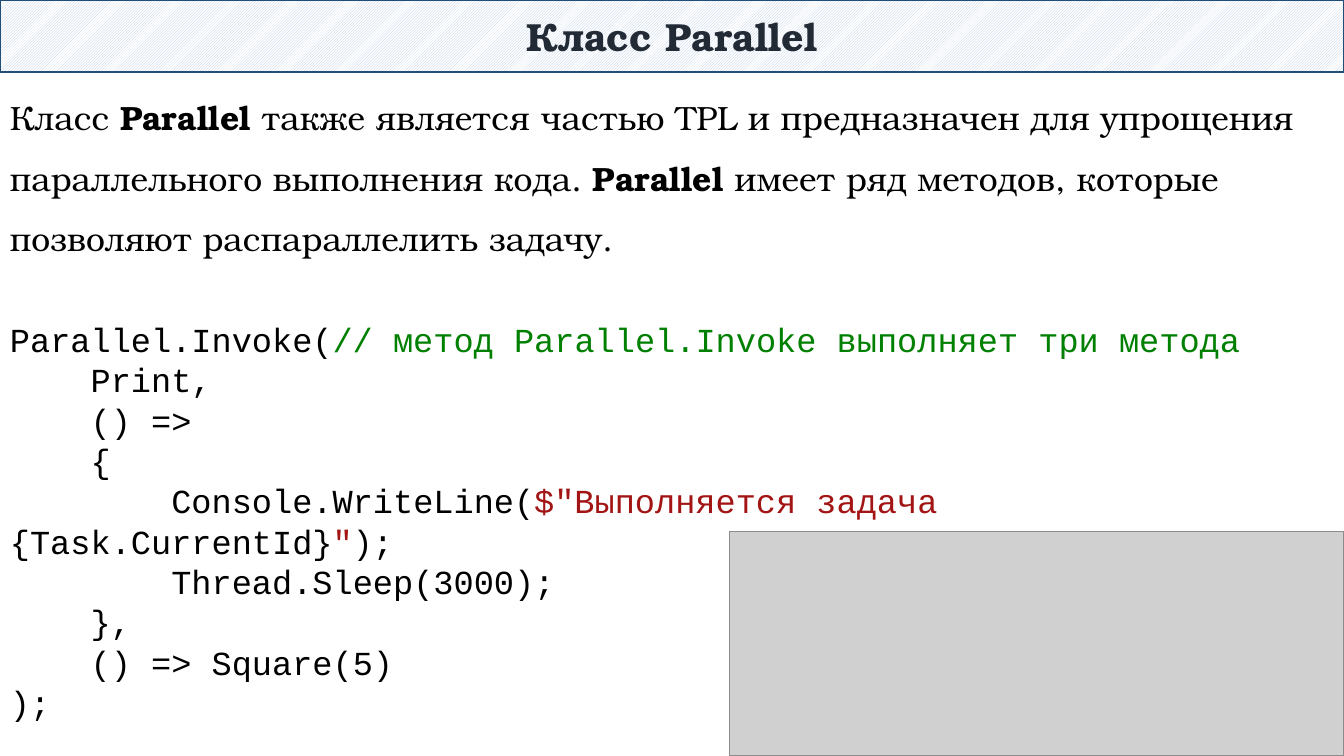
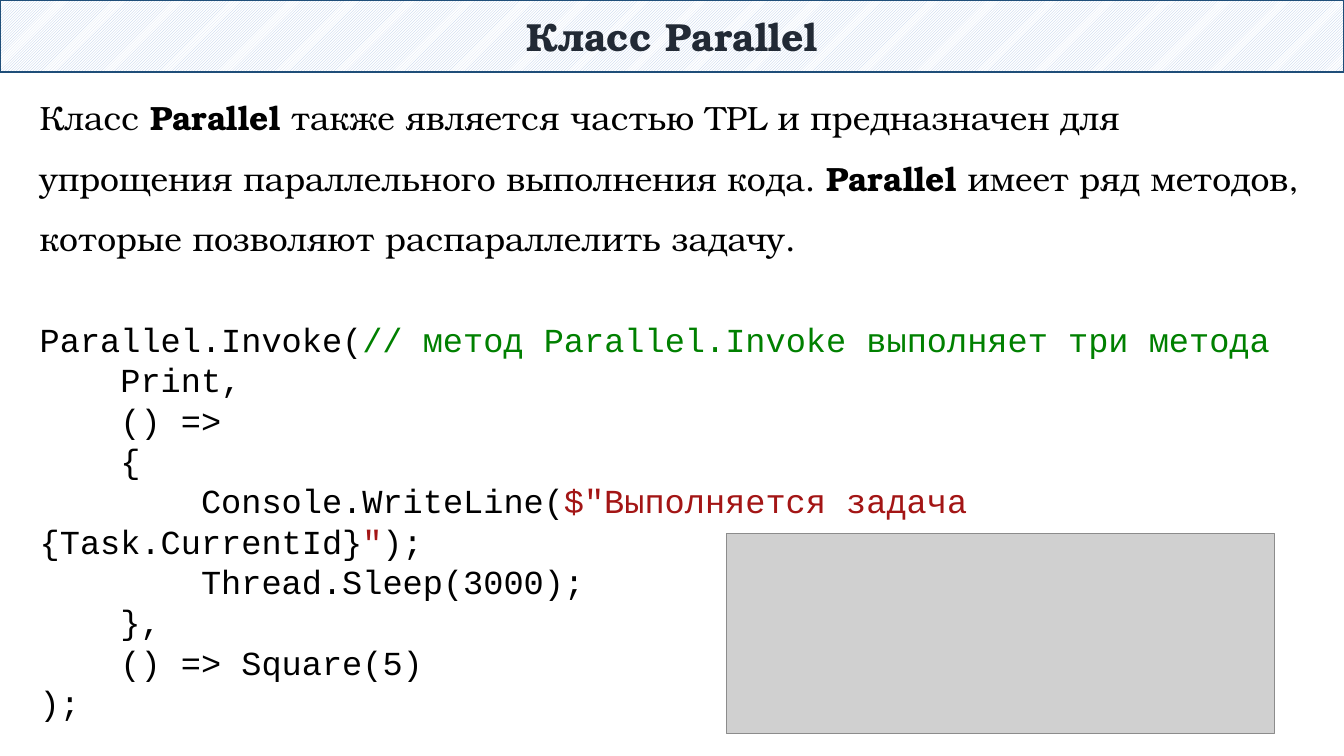
Before and after one commit to DaniilKlyukin/OOP-4, a slide deck: slide 29 of Лекции/ООП 1 лек 5.pptx (slide 25 before the commit). Drawn at 1344x756 pixels with LibreOffice and Linux fonts; fonts in the diff are those of the drawing; grey boxes stand for pictures. Boxes give left, top, right and bottom in pixels: in the first picture for what was removed or moved away, otherwise in the second. Text is boxed around its words. In the diff, an @@ line names an element or a change of style, - is before the commit and + after.

```diff
--- a/Лекции/ООП 1 лек 5.pptx
+++ b/Лекции/ООП 1 лек 5.pptx
@@ text "Класс Parallel также является частью ..." rewrapped from (x1=10, y1=105, x2=1294, y2=682) to (x1=40, y1=105, x2=1289, y2=682) @@
@@ picture resized from (x1=730, y1=531, x2=1344, y2=756) to (x1=727, y1=533, x2=1275, y2=734) @@
```
Also in this commit, not shown: 21 other slides changed, 6 slides added, 3 other files.
